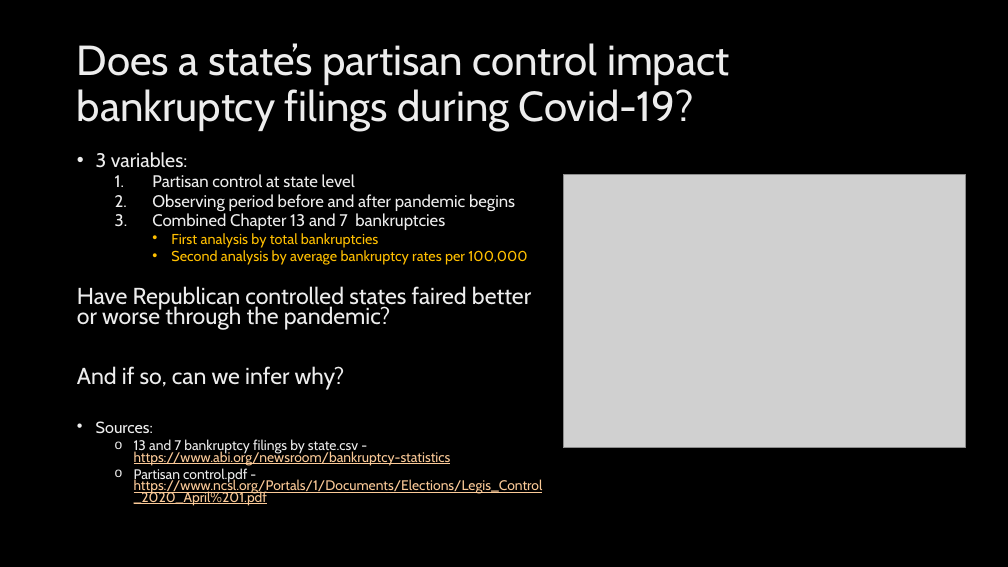
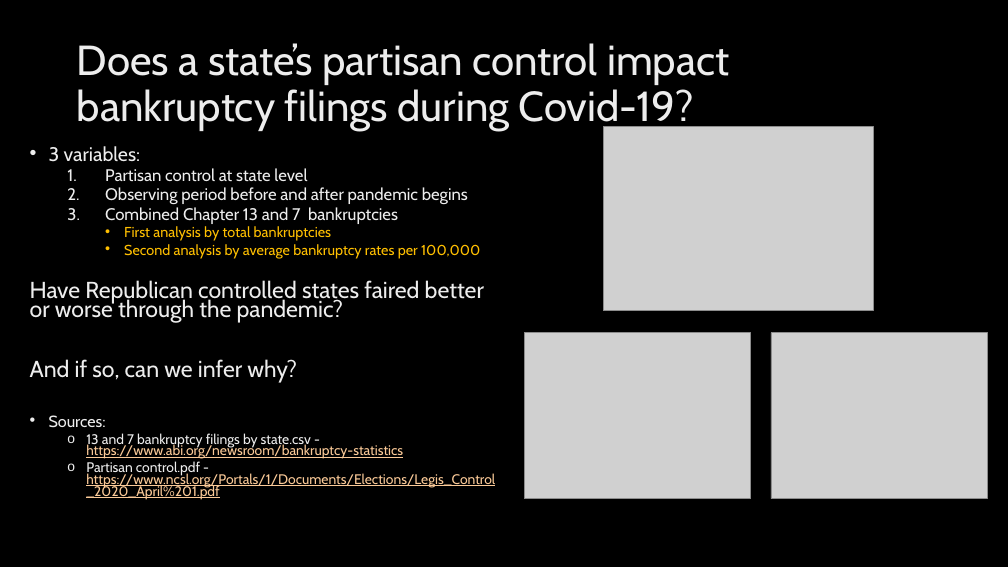
Before and after one commit to rigbysteven67/Project-1-Group-6-Shared, a slide deck: slide 18 of Final Analysis Presentation.pptx. Drawn at 1008x567 pixels with LibreOffice and Linux fonts; fonts in the diff are those of the drawing; grey boxes stand for pictures; background and template pictures are left out. Boxes give left, top, right and bottom in pixels: in the first picture for what was removed or moved away, otherwise in the second. Text is boxed around its words. In the diff, an @@ line names an element or a change of style, - is before the commit and + after.

Commit message:
updating ppt

```diff
--- a/Final Analysis Presentation.pptx
+++ b/Final Analysis Presentation.pptx
@@ text "3 variables:": place and size @@
-text "3 variables:" at box(77, 152, 543, 506)
+text "3 variables:" at box(30, 146, 495, 500)
@@ picture: place and size @@
-picture at box(563, 174, 966, 448)
+picture at box(603, 127, 874, 311)
@@ picture added at box(524, 333, 751, 499) @@
@@ picture added at box(771, 333, 988, 499) @@
```
Also in this commit, not shown: 1 slide added.
